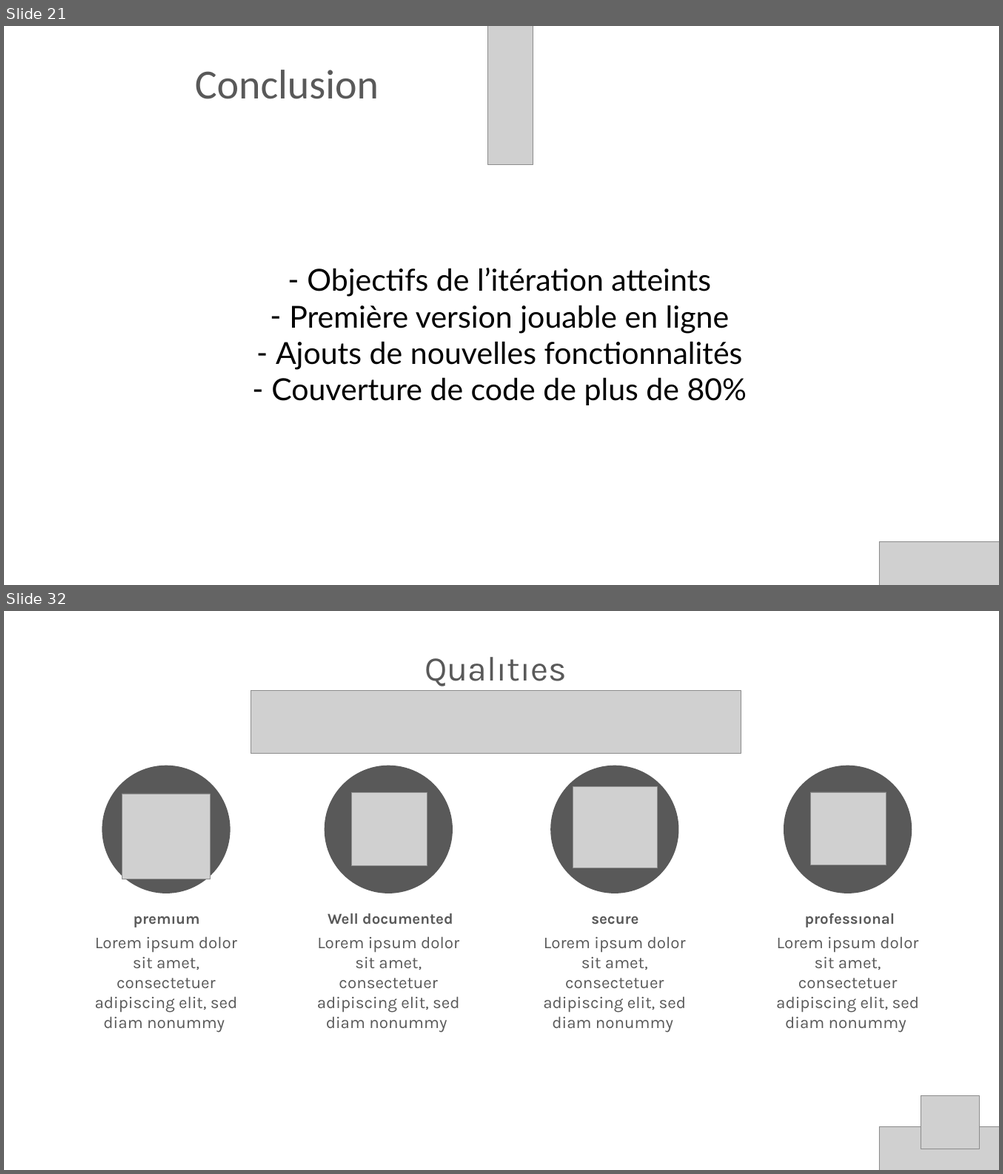
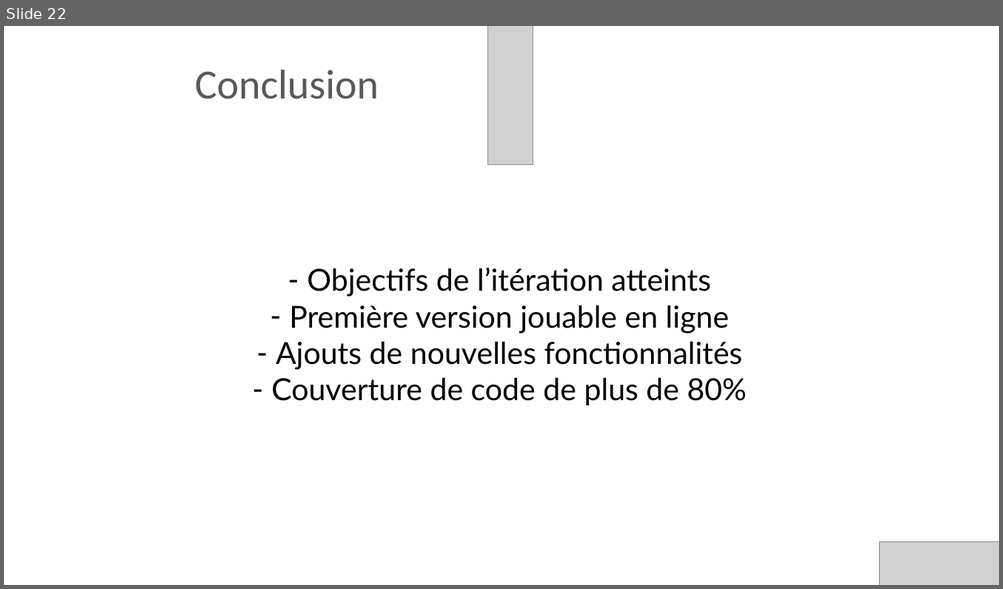
Before and after one commit to val92130/Wander, a slide deck: Documentation/Presentations/Iteration 1 - Wander.pptx. Shown one above the other, each under a label of ours: slides 21 and 32 before the commit, slide 22 after it; the slides between them are not shown. The pictures are 1003x1174 and 1003x589 pixels, drawn with LibreOffice and Linux fonts; fonts in the diff are those of the drawing; grey boxes stand for pictures; background and template pictures are left out. Boxes give left, top, right and bottom in pixels: in the first picture for what was removed or moved away, otherwise in the second. Text is boxed around its words. In the diff, an @@ line names an element or a change of style, - is before the commit and + after.

```diff
--- a/Documentation/Presentations/Iteration 1 - Wander.pptx
+++ b/Documentation/Presentations/Iteration 1 - Wander.pptx
@@ slide 32 removed at (4, 611, 999, 1170), background picture (left out) @@
@@ text removed at (424, 657, 566, 686) @@
-Qualıtıes
@@ picture removed at (251, 690, 741, 754) @@
@@ ellipse removed at (102, 766, 230, 894) @@
@@ ellipse removed at (324, 766, 452, 894) @@
@@ ellipse removed at (551, 766, 679, 894) @@
@@ ellipse removed at (783, 766, 911, 894) @@
@@ picture removed at (573, 786, 657, 868) @@
@@ picture removed at (122, 794, 210, 879) @@
@@ picture removed at (352, 793, 427, 866) @@
@@ picture removed at (811, 792, 886, 866) @@
@@ text removed at (134, 917, 200, 928) @@
-premıum
@@ text removed at (327, 914, 452, 925) @@
-Well documented
@@ text removed at (591, 917, 638, 925) @@
-secure
@@ text removed at (805, 914, 894, 928) @@
-professıonal
@@ text removed at (95, 937, 238, 1033) @@
-Lorem ipsum dolor sit amet, consectetuer adipiscing elit, sed diam nonummy
@@ text removed at (317, 937, 460, 1033) @@
-Lorem ipsum dolor sit amet, consectetuer adipiscing elit, sed diam nonummy
@@ text removed at (543, 937, 686, 1033) @@
-Lorem ipsum dolor sit amet, consectetuer adipiscing elit, sed diam nonummy
@@ text removed at (776, 937, 919, 1033) @@
-Lorem ipsum dolor sit amet, consectetuer adipiscing elit, sed diam nonummy
@@ picture removed at (920, 1096, 979, 1149) @@
@@ picture removed at (879, 1127, 999, 1170) @@
@@ what was slide 21 is now slide 22 @@
```
Also in this commit, not shown: 2 slides changed, 1 slide added, 27 other slides removed, 2 other files.
